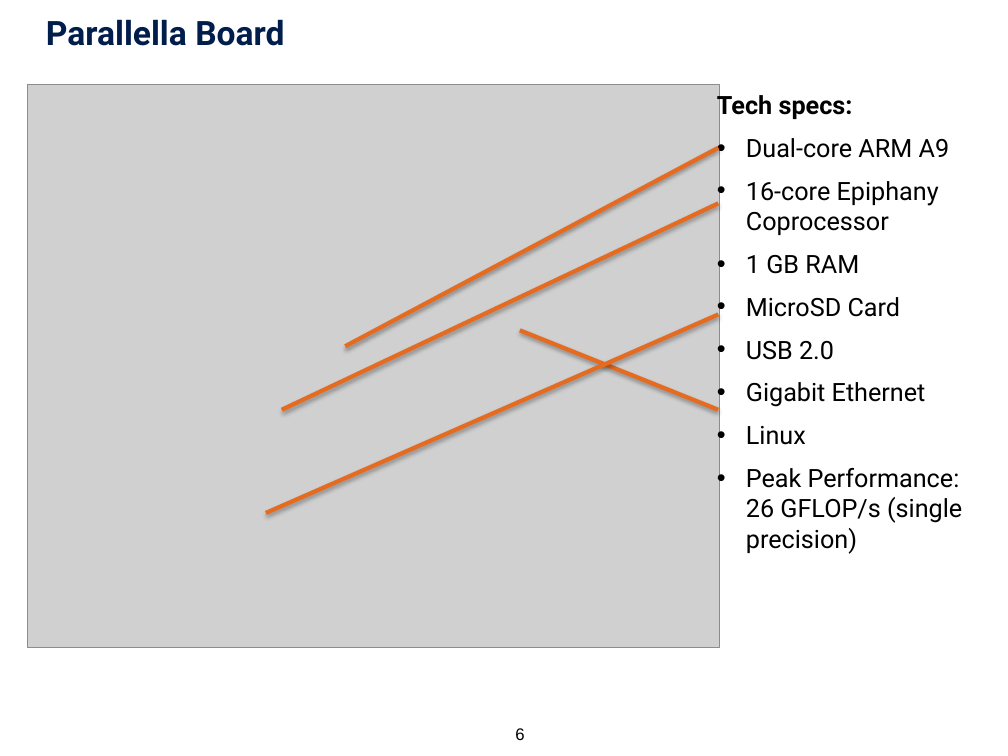
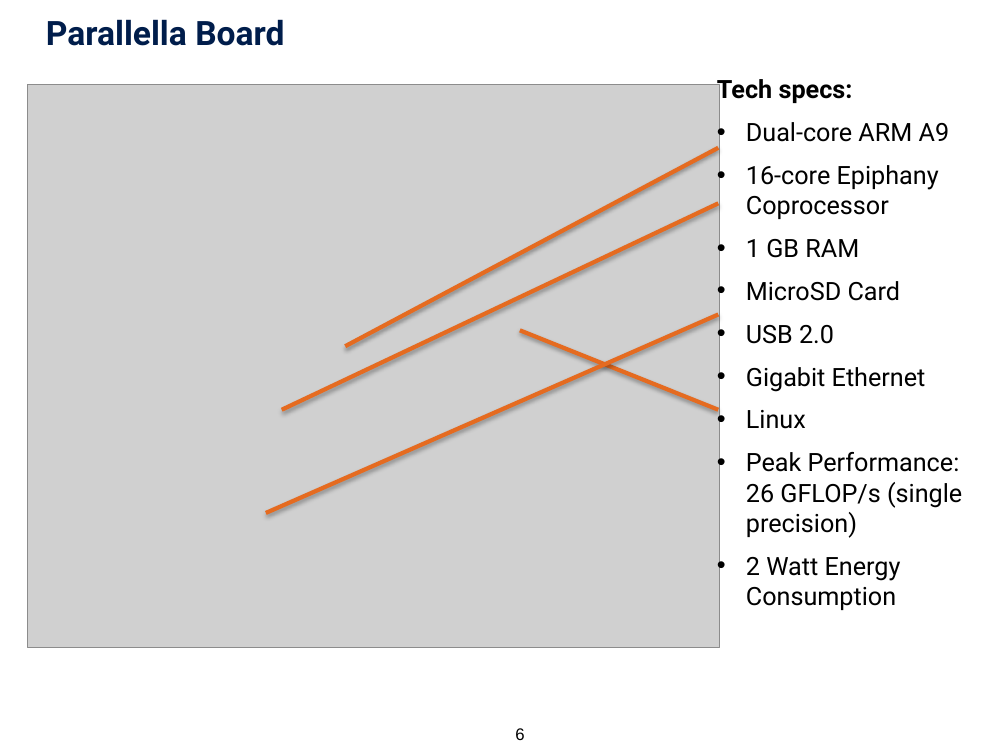
Before and after one commit to tobiashuste/parallella-hauptseminar, a slide deck: slide 6 of presentation/praesentation.pptx. Drawn at 1008x756 pixels with LibreOffice and Linux fonts; fonts in the diff are those of the drawing; grey boxes stand for pictures; background and template pictures are left out. Boxes give left, top, right and bottom in pixels: in the first picture for what was removed or moved away, otherwise in the second. Text is boxed around its words. In the diff, an @@ line names an element or a change of style, - is before the commit and + after.

```diff
--- a/presentation/praesentation.pptx
+++ b/presentation/praesentation.pptx
@@ text "Tech specs:" moved from (x1=717, y1=91, x2=962, y2=554) to (x1=717, y1=79, x2=962, y2=610) @@
@@ text at (x1=746, y1=557, x2=901, y2=610): paragraph added @@
+  • 2 Watt Energy Consumption
```
Also in this commit, not shown: 13 other slides changed, 4 slides added, 1 slide removed, 2 other files.
